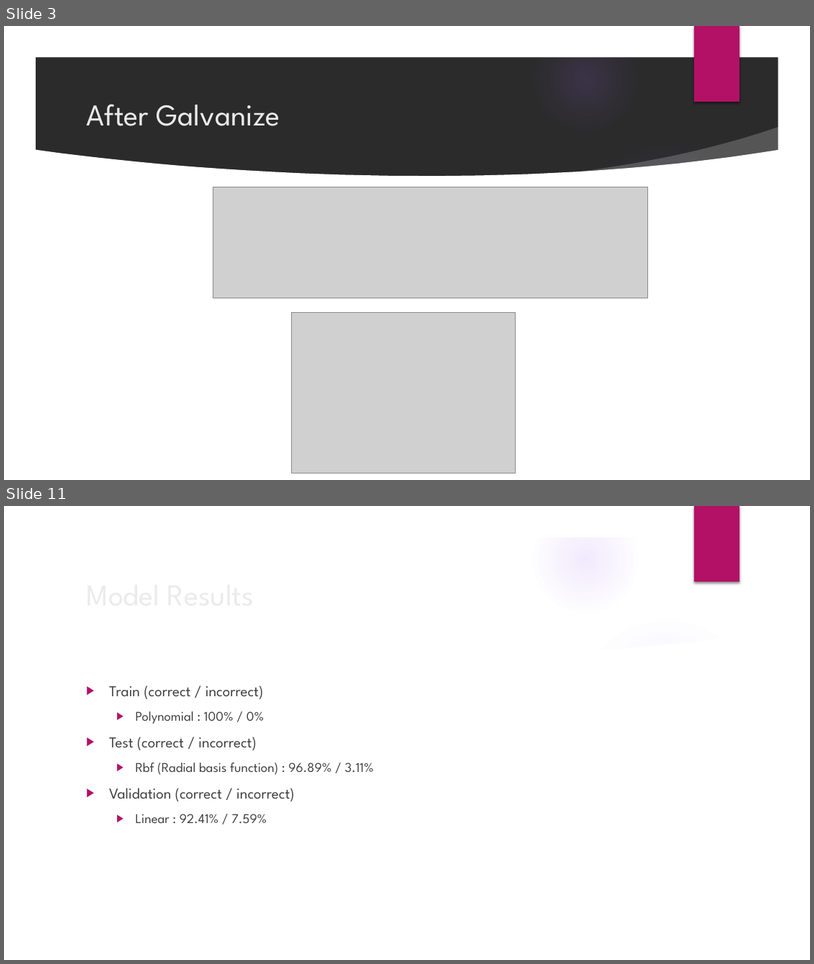
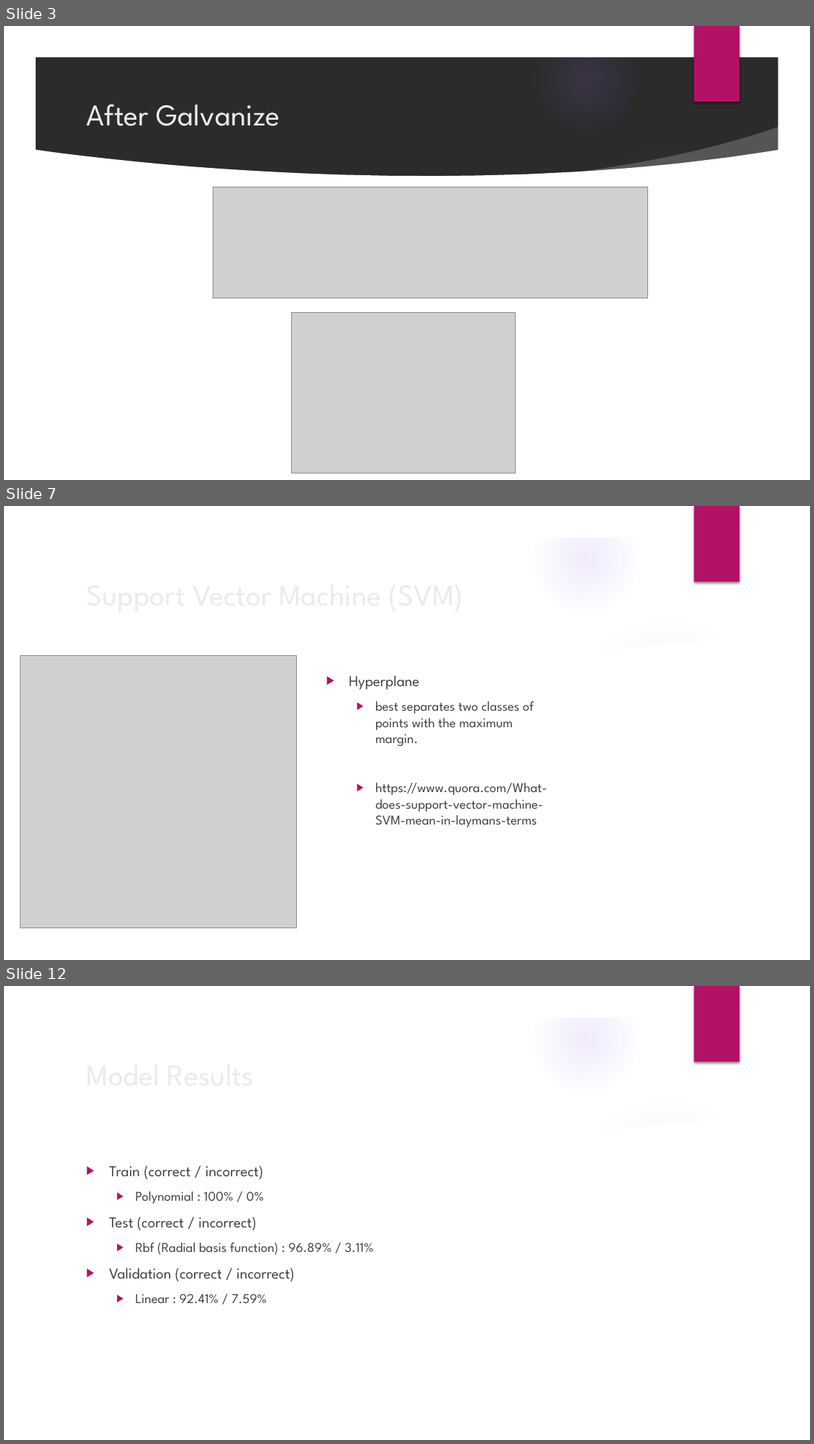
Before and after one commit to GregSimpson/SupportVectorMachine-CancerClassification, a slide deck: docs/gsimpson-CapstonePresentation.pptx. Shown one above the other, each under a label of ours: slides 3 and 11 before the commit, slides 3, 7 and 12 after it; the slides between them are not shown. The pictures are 814x964 and 814x1444 pixels, drawn with LibreOffice and Linux fonts; fonts in the diff are those of the drawing; grey boxes stand for pictures; background and template pictures are left out; a plain dark background stands for a picture behind light text. Boxes give left, top, right and bottom in pixels: in the first picture for what was removed or moved away, otherwise in the second. Text is boxed around its words. In the diff, an @@ line names an element or a change of style, - is before the commit and + after.

```diff
--- a/docs/gsimpson-CapstonePresentation.pptx
+++ b/docs/gsimpson-CapstonePresentation.pptx
@@ slide 7 added at (x1=4, y1=506, x2=810, y2=960), background picture (left out); not listed: 9 template elements that a slide beside it also shows @@
@@ title added at (x1=80, y1=570, x2=660, y2=617), 36 pt, text #EBEBEB @@
+Support Vector Machine (SVM)
@@ picture added at (x1=21, y1=656, x2=296, y2=928) @@
@@ text added at (x1=349, y1=675, x2=548, y2=827), 16 pt, text #404040 @@
+▶ Hyperplane
+  ▶ best separates two classes of points with the maximum margin.
+  ▶ https://www.quora.com/What-does-support-vector-machine-SVM-mean-in-laymans-terms
@@ what was slide 11 is now slide 12 @@
```
Also in this commit, not shown: 5 slides changed, 2 other slides added, 7 other files.
